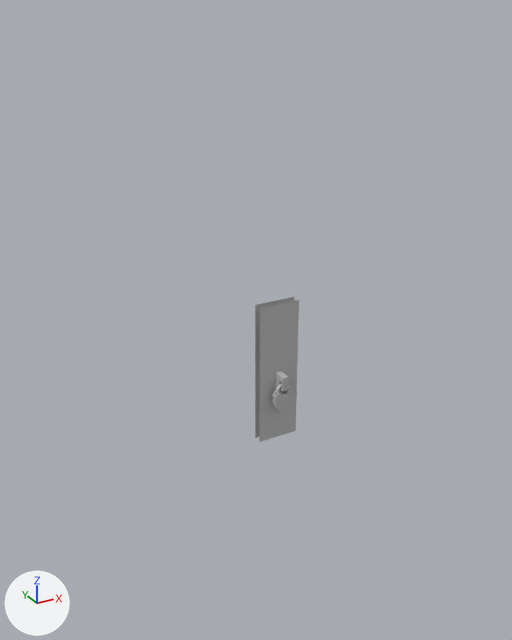
One commit to the FBX model Unity/Level Design/Assets/Building Models/Props/Metal Fence Lock.fbx: the scene before it, then after it.
The view is the same before and after, from a camera (50 mm lens) standing at (-0.0284, -0.029, 0.0327) and looking at (-0.0122, 0.0006, 0.018). Lighting does not change. The marker at lower left points along +X, +Y and +Z. Mesh edges are drawn as thin lines on the coarser meshes. Where no turn or scale is listed for an object, it has been applied to the vertices.

The first picture shows 'gate_part'.
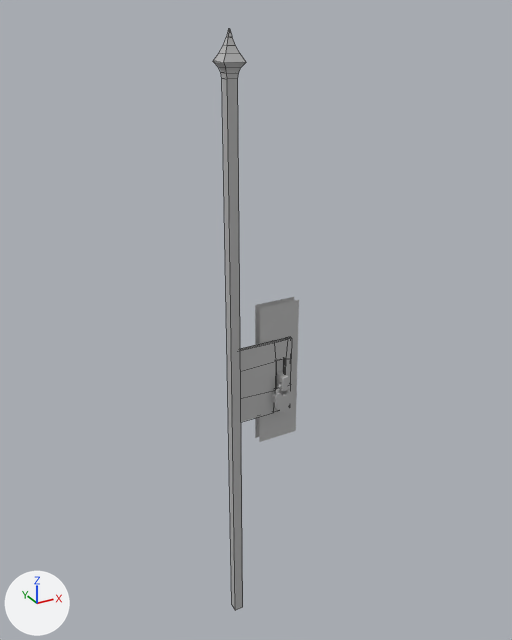
Boxes (x1, y1, x2, y2) around the edits, measured in the pictures (512 x 640 px):
'post_part', added
    after: (213, 29, 292, 610)
    faces in mat_lambert2 (grey #bcbcbc): (213, 29, 246, 610)
    faces in mat_lambert1 (grey #bcbcbc): (240, 337, 292, 422)

The change in detail:
Material 'lambert2' (mat_lambert2) is new.
Its base color is (0.5, 0.5, 0.5) (grey #bcbcbc).
Mesh me_mesh_1 is new.
It has 100 vertices, 94 faces and spans x -0.002..0.002, y -0.0005..0.0005, z -0.016..0.016.
Faces by material slot: [33, 61].
It uses material mat_lambert2 (grey #bcbcbc).
It uses material mat_lambert1 (grey #bcbcbc).
Object 'post_part' (ob_post_part) is new; it shows me_mesh_1.
Its location is (-0.01252, -0.00032, 0.01598).
